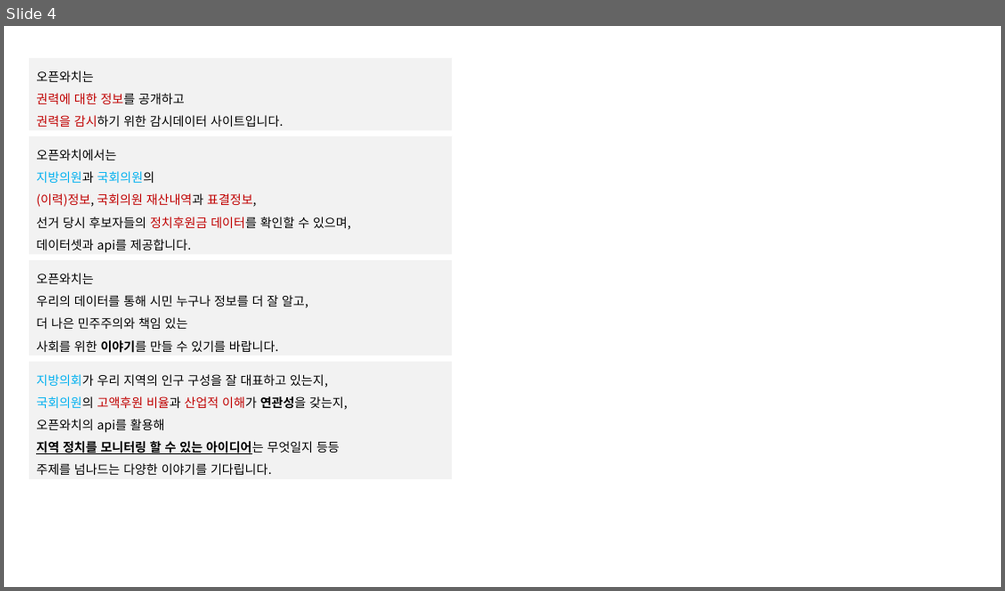
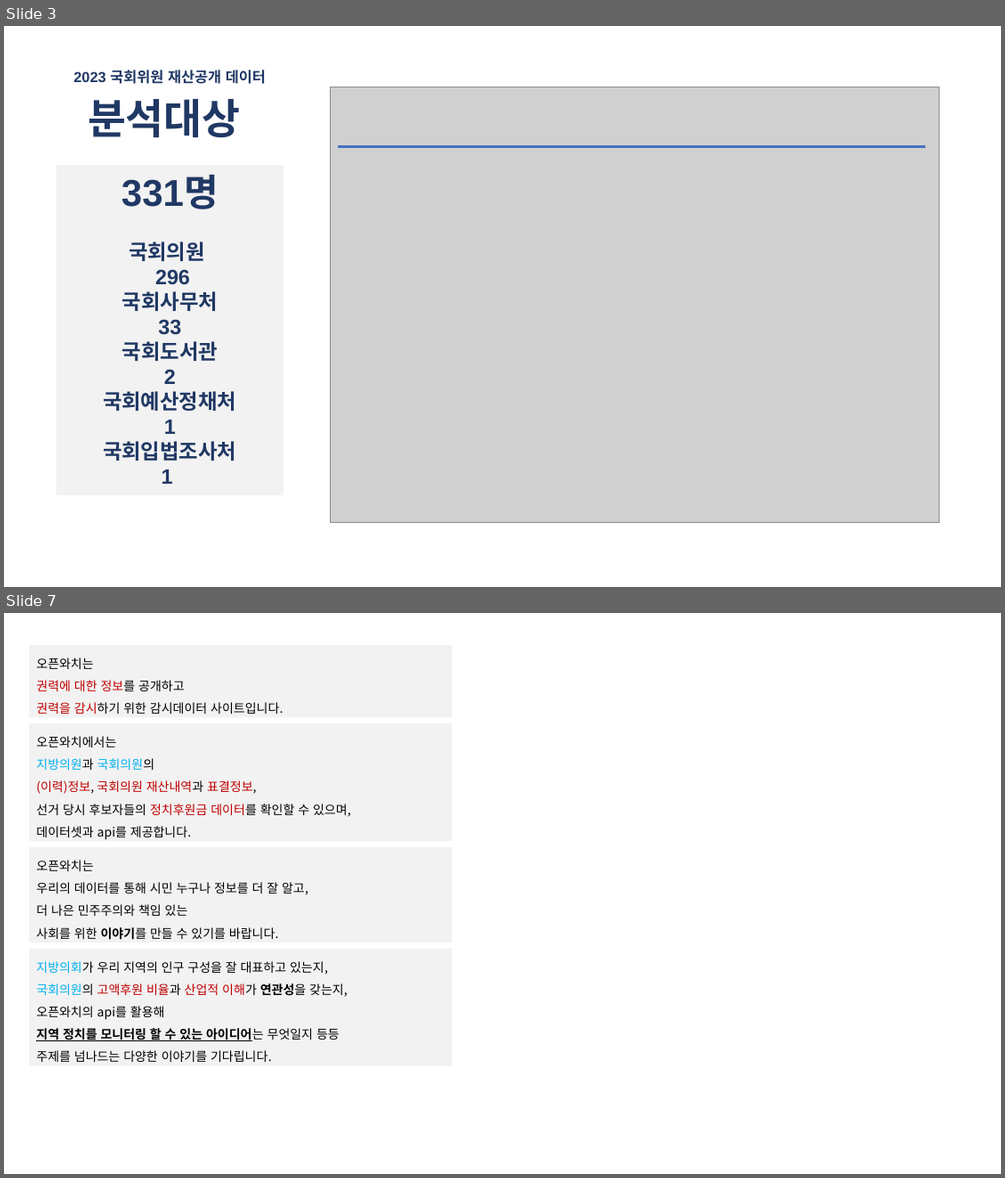
Before and after one commit to wordnbeing/sessac_visualproject, a slide deck: opwatch_visual_prj.pptx. Shown one above the other, each under a label of ours: slide 4 before the commit, slides 3 and 7 after it; the slides between them are not shown. The pictures are 1005x591 and 1005x1178 pixels, drawn with LibreOffice and Linux fonts; fonts in the diff are those of the drawing; grey boxes stand for pictures. Boxes give left, top, right and bottom in pixels: in the first picture for what was removed or moved away, otherwise in the second. Text is boxed around its words. In the diff, an @@ line names an element or a change of style, - is before the commit and + after.

```diff
--- a/opwatch_visual_prj.pptx
+++ b/opwatch_visual_prj.pptx
@@ slide 3 added at [4,26,1001,587], background #FFFFFF @@
@@ text added at [73,70,266,84], 14 pt, text #203864, bold @@
+2023 국회위원 재산공개 데이터
@@ text added at [88,99,241,137], 40 pt, text #203864, bold @@
+분석대상
@@ picture added at [330,87,938,523] @@
@@ line added from (339, 147) to (925, 147), #4472C4 3 pt @@
@@ rectangle added at [57,165,283,495], fill #F2F2F2, 20 pt, text #203864, bold @@
+331명
+국회의원
+296
+국회사무처
+33
+국회도서관
+2
+국회예산정채처
+1
+국회입법조사처
+1
@@ what was slide 4 is now slide 7 @@
```
Also in this commit, not shown: 2 slides changed, 3 other slides added, 1 slide removed, 43 other files.
